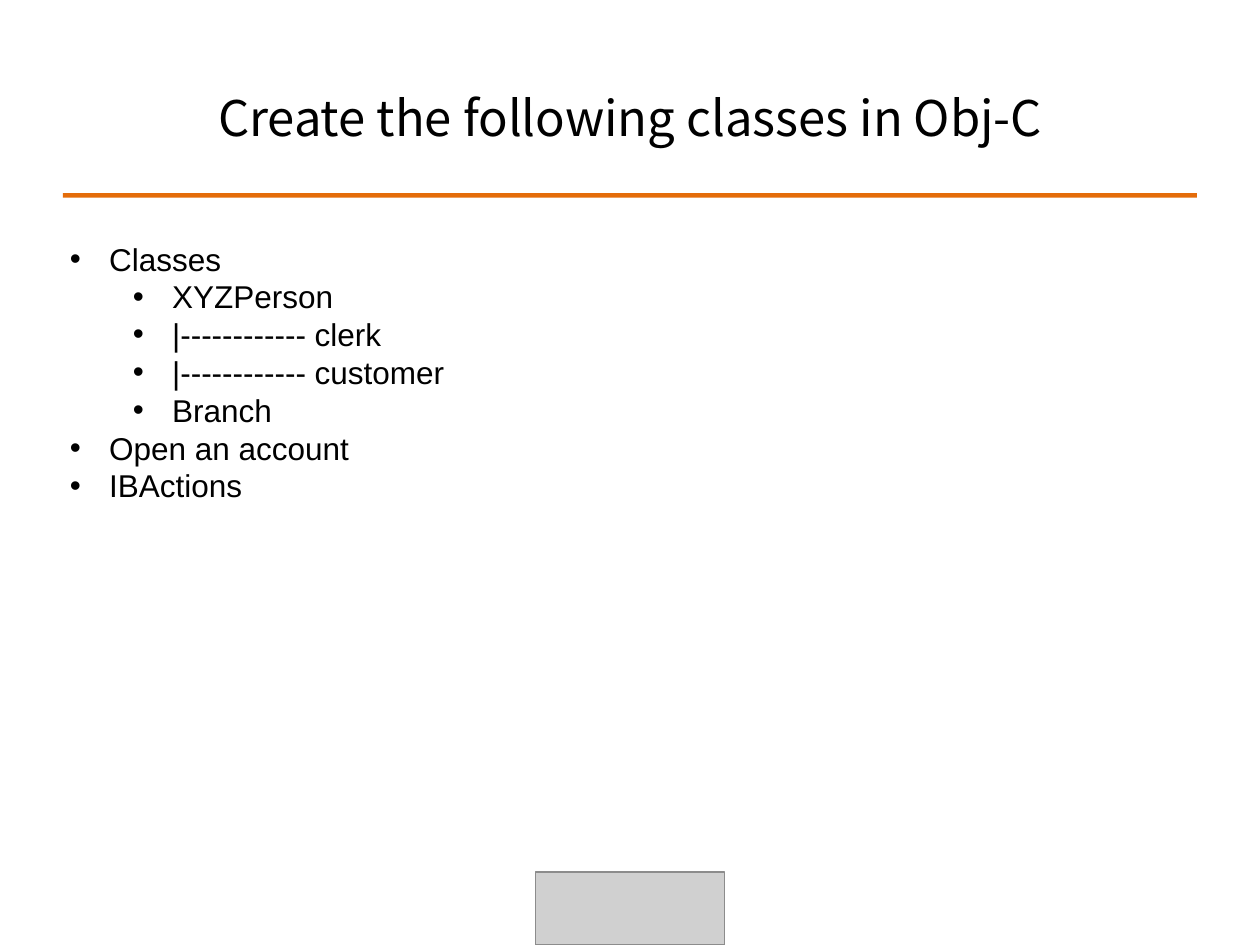
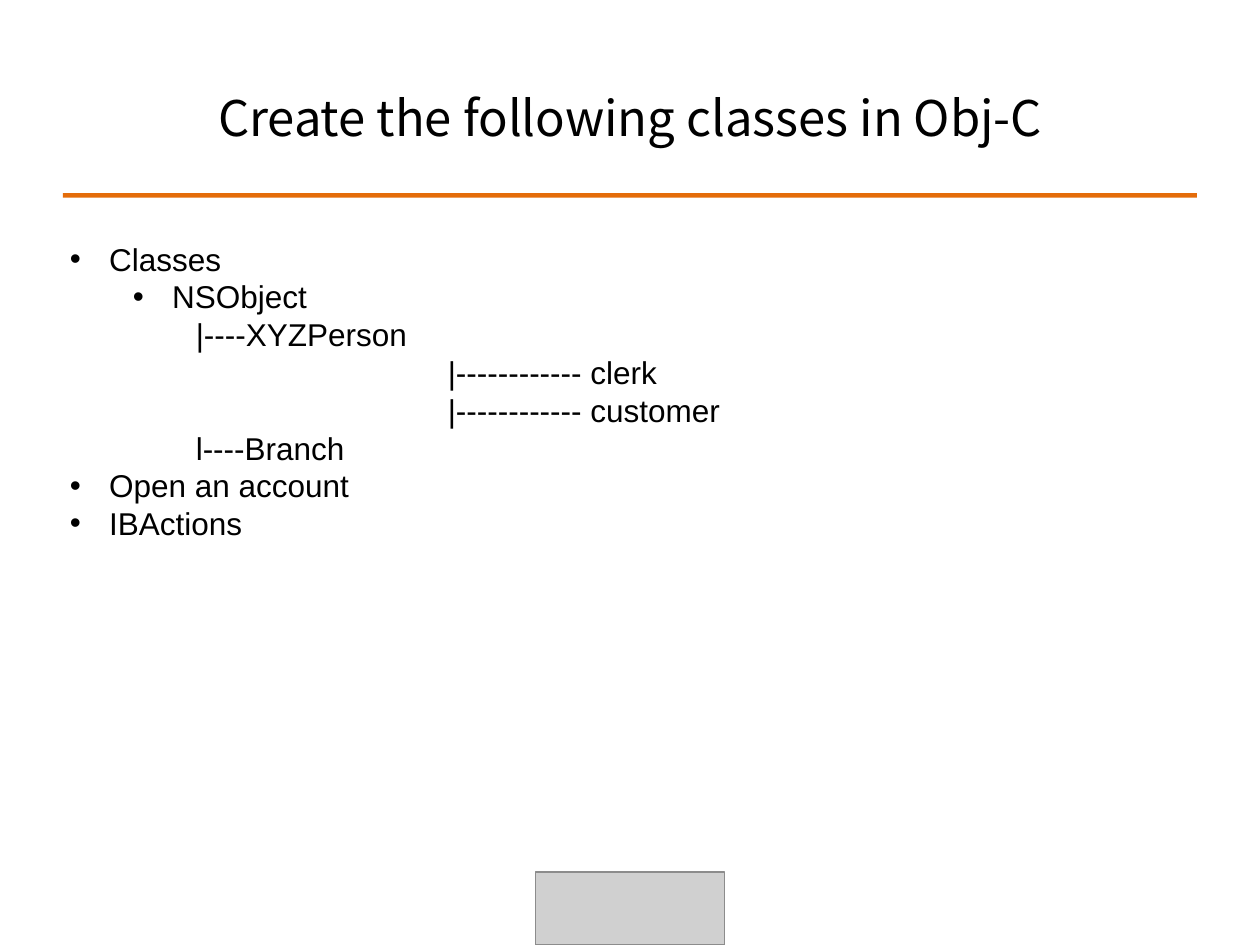
Before and after one commit to ALPHACamp/Camp-3-iOS-Dev, a slide deck: slide 30 of Class presentation/Week2 - Shyne/10-15-2014.ppt (slide 29 before the commit). Drawn at 1260x945 pixels with LibreOffice and Linux fonts; fonts in the diff are those of the drawing; grey boxes stand for pictures. Boxes give left, top, right and bottom in pixels: in the first picture for what was removed or moved away, otherwise in the second. Text is boxed around its words. In the diff, an @@ line names an element or a change of style, - is before the commit and + after.

Commit message:
upload 10-16-2014 slides

```diff
--- a/Class presentation/Week2 - Shyne/10-15-2014.ppt
+++ b/Class presentation/Week2 - Shyne/10-15-2014.ppt
@@ text at box(172, 285, 407, 352): text changed @@
-  • XYZPerson
+  • NSObject
+    |----XYZPerson
@@ text at box(590, 361, 719, 423): bullet • to none; list level 2 to 3 in "|------------ clerk"; list level 2 to 3 in "|------------ customer" @@
@@ text at box(196, 437, 345, 461): text changed @@
-  • Branch
+    l----Branch
```
Also in this commit, not shown: 4 other slides changed, 1 slide added, 1 other file.
